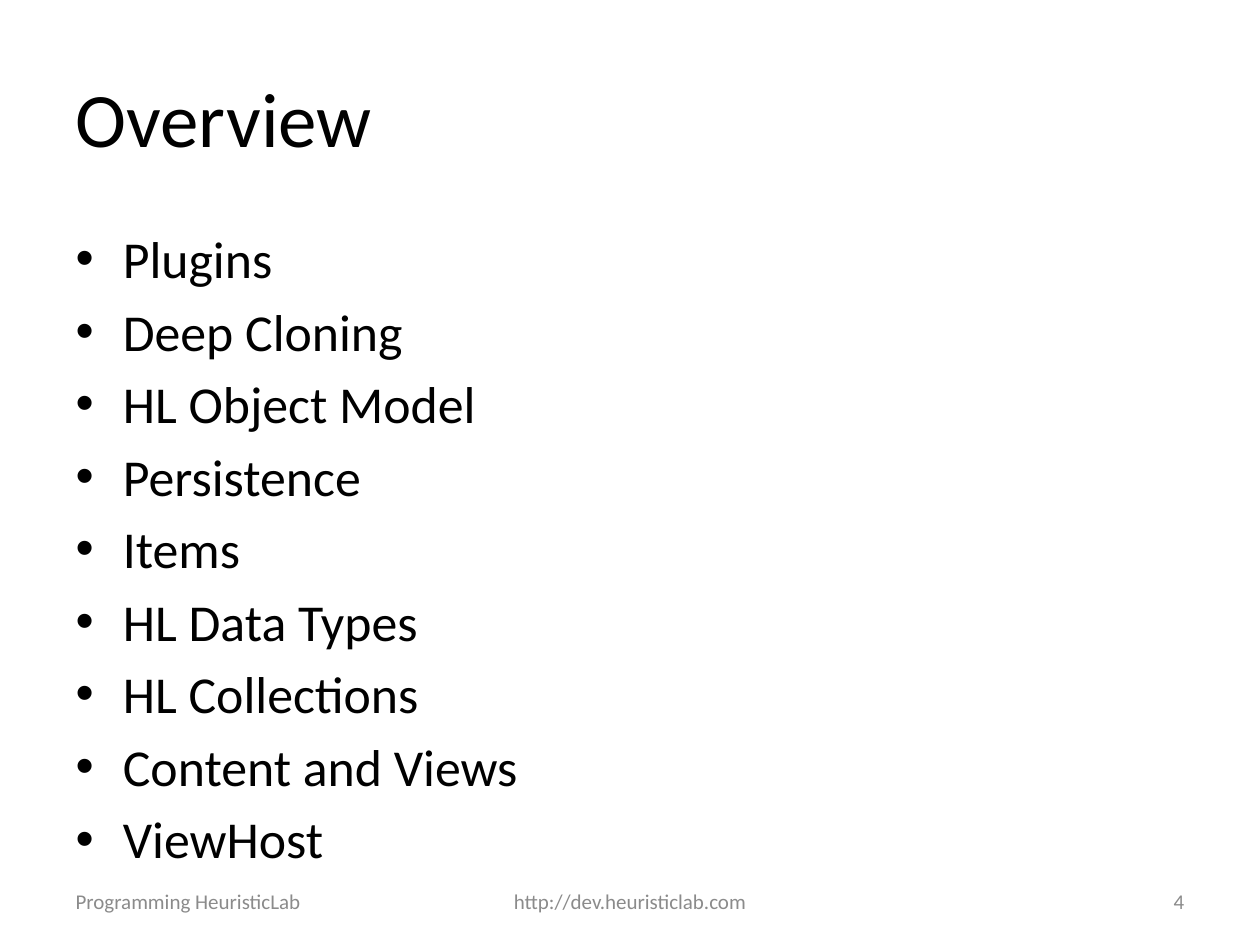
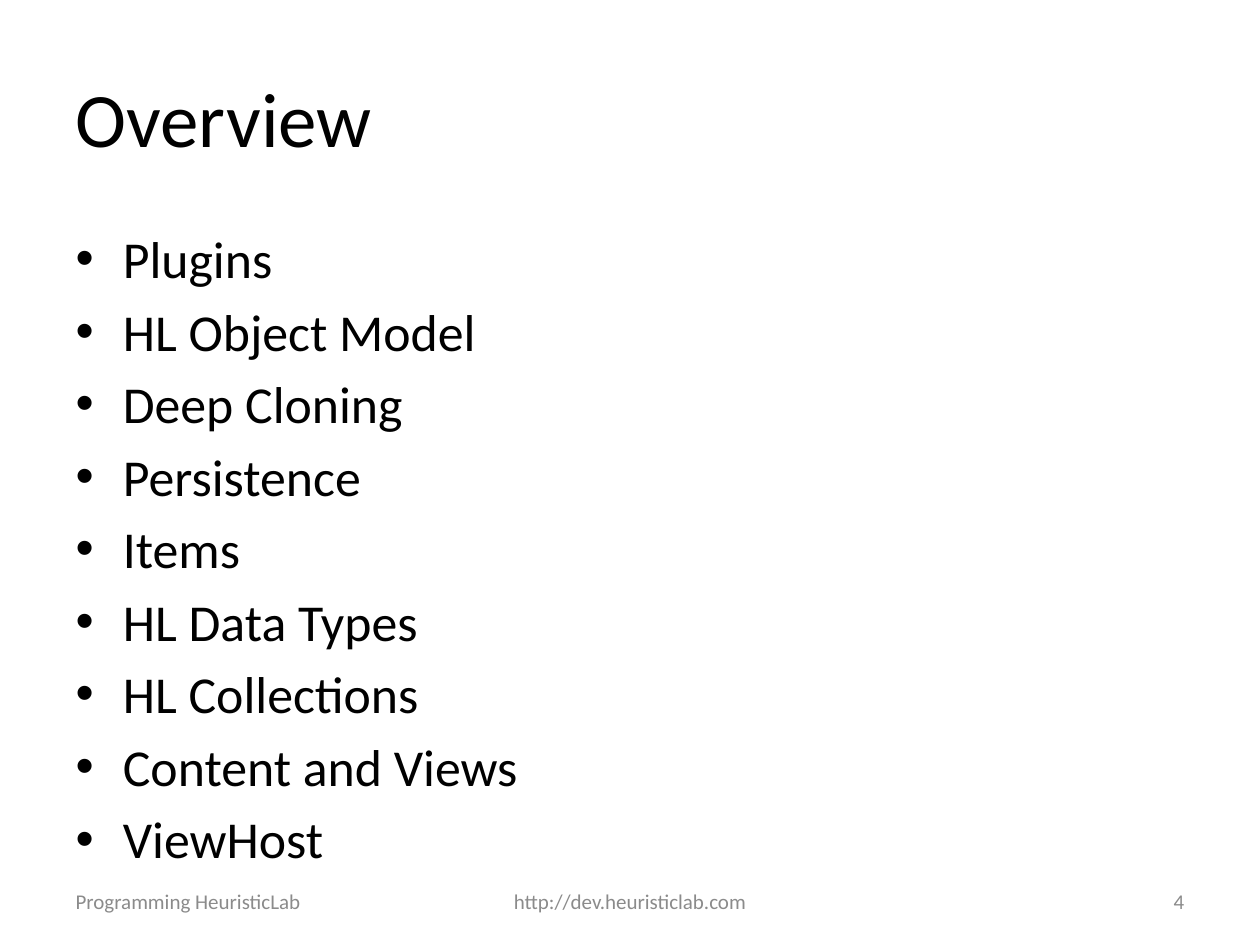
Before and after one commit to heal-research/HeuristicLab, a slide deck: slide 4 of documentation/Tutorials/Programming HeuristicLab - Basics.pptx. Drawn at 1260x945 pixels with LibreOffice and Linux fonts; fonts in the diff are those of the drawing; background and template pictures are left out. Boxes give left, top, right and bottom in pixels: in the first picture for what was removed or moved away, otherwise in the second. Text is boxed around its words. In the diff, an @@ line names an element or a change of style, - is before the commit and + after.

```diff
--- a/documentation/Tutorials/Programming HeuristicLab - Basics.pptx
+++ b/documentation/Tutorials/Programming HeuristicLab - Basics.pptx
@@ text at <box>123,315,475,360</box>: paragraph added @@
+• HL Object Model
@@ text at <box>123,387,475,432</box>: paragraph removed @@
-• HL Object Model
```
Also in this commit, not shown: 2 other slides changed, 1 other file.
